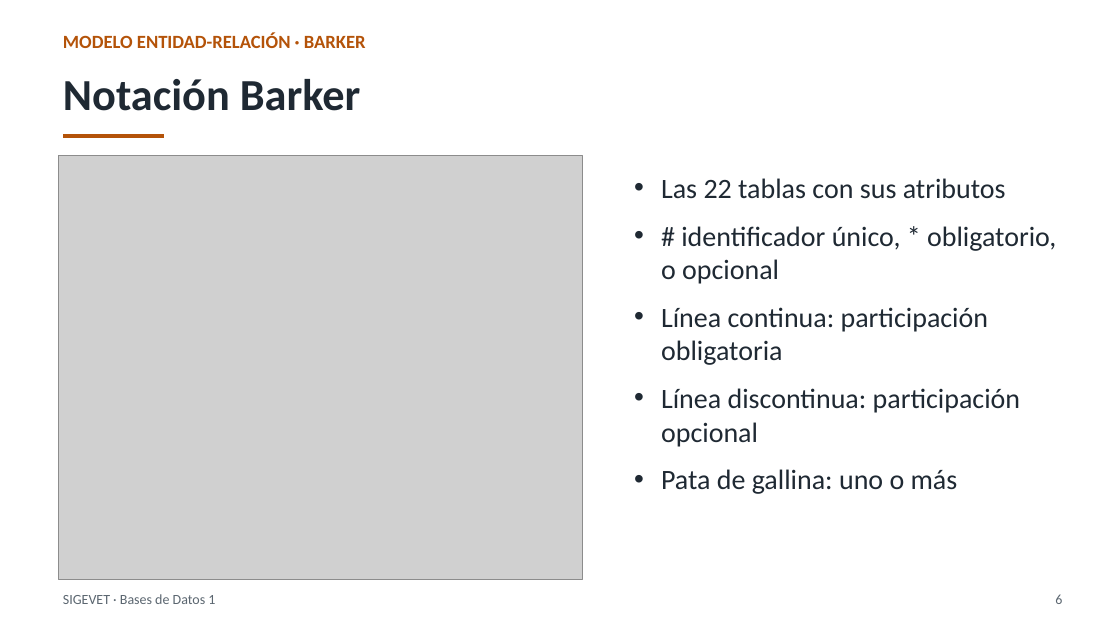
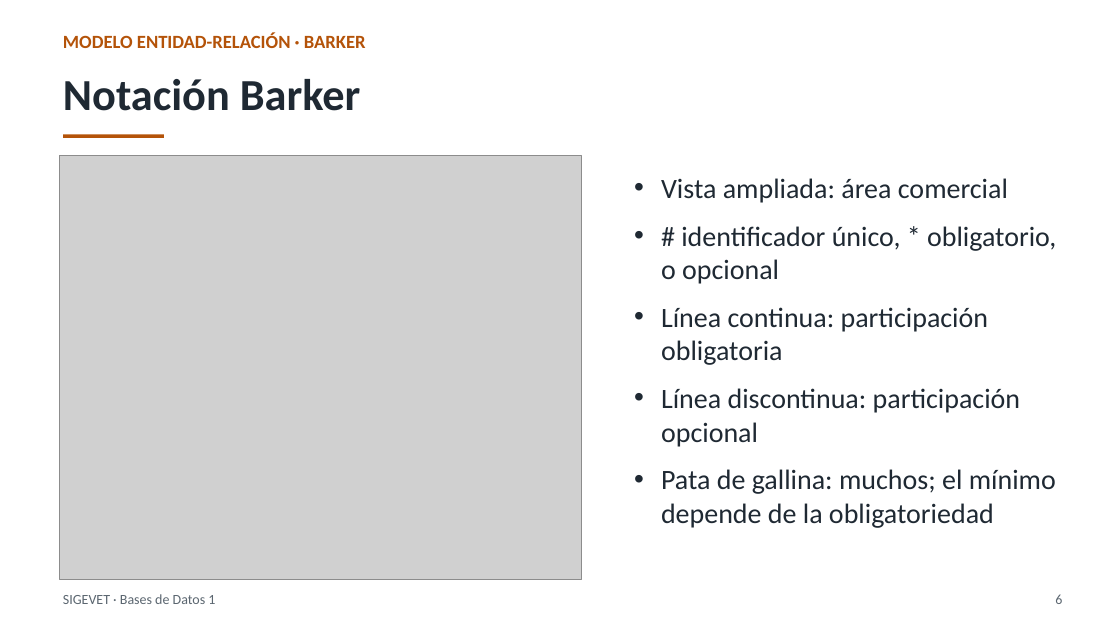
Before and after one commit to Estarlan/proyecto-bd1-sigevet, a slide deck: slide 6 of documentos/final/Presentacion_Sustentacion_SIGEVET.pptx. Drawn at 1120x630 pixels with LibreOffice and Linux fonts; fonts in the diff are those of the drawing; grey boxes stand for pictures. Boxes give left, top, right and bottom in pixels: in the first picture for what was removed or moved away, otherwise in the second. Text is boxed around its words. In the diff, an @@ line names an element or a change of style, - is before the commit and + after.

```diff
--- a/documentos/final/Presentacion_Sustentacion_SIGEVET.pptx
+++ b/documentos/final/Presentacion_Sustentacion_SIGEVET.pptx
@@ text at [661,178,1008,203]: text changed @@
-• Las 22 tablas con sus atributos
+• Vista ampliada: área comercial
@@ text at [661,469,1056,528]: text changed @@
-• Pata de gallina: uno o más
+• Pata de gallina: muchos; el mínimo depende de la obligatoriedad
```
Also in this commit, not shown: 5 other slides changed.
